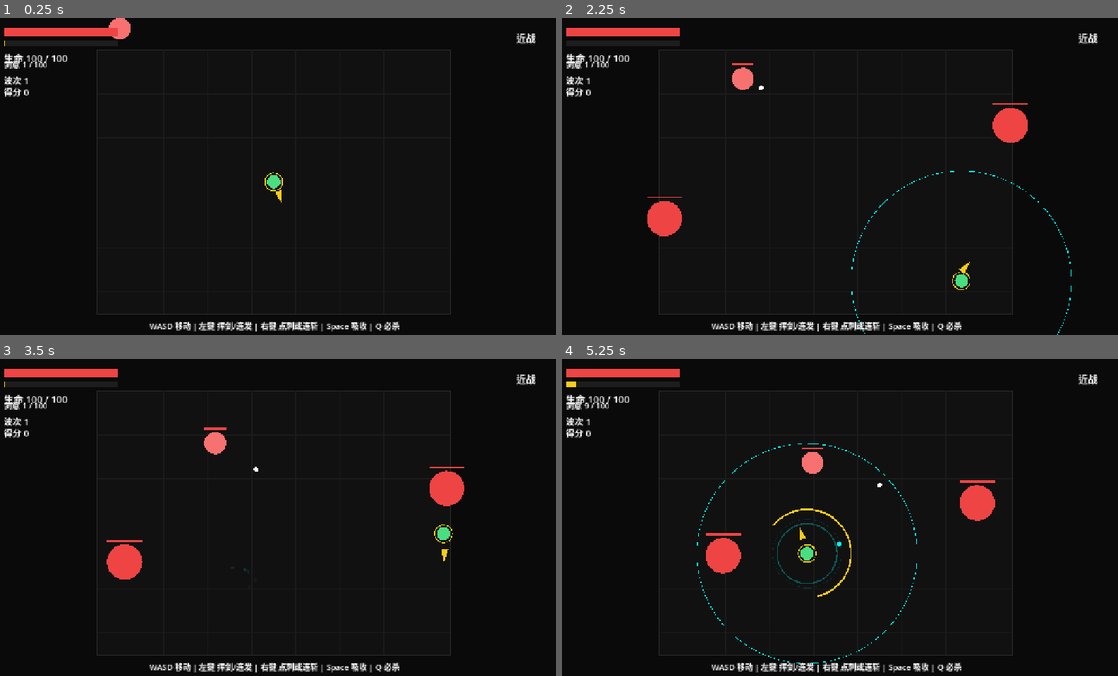
Above: before the commit, frames 1-4 (two rows, left to right).
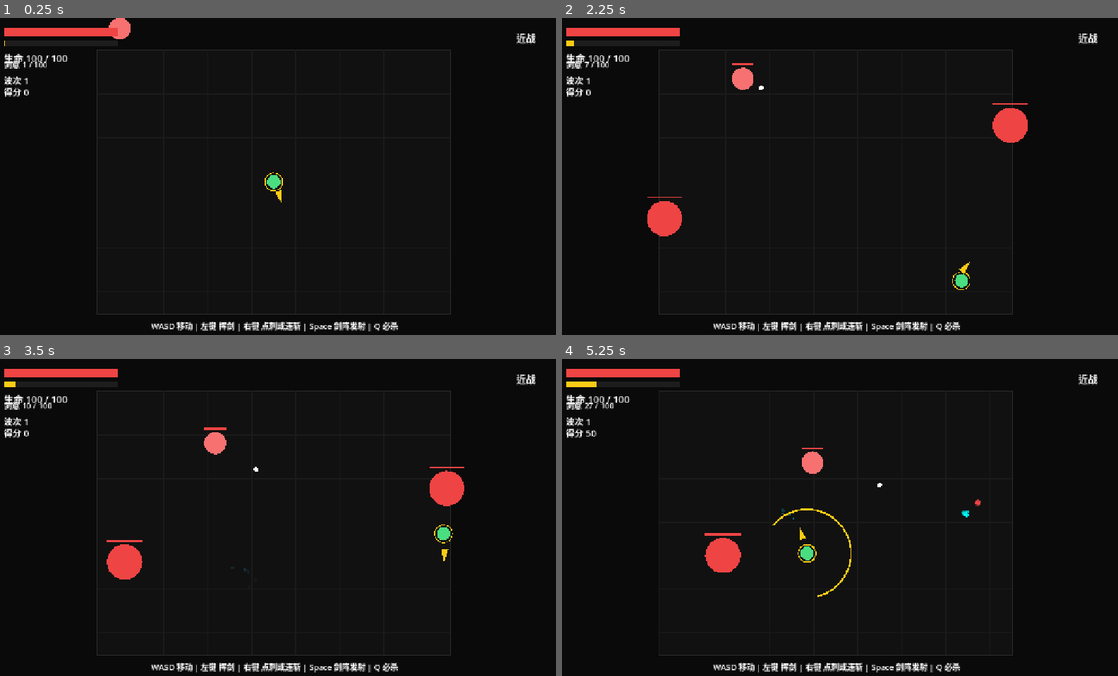
Above: after the commit, the same moments.

Repository: nwueditorfan007-coder/SwordCultivator
Game: Godot game, scene res://scenes/main/Main.tscn
Same seed, same stepped clock (60 frames per second), same inputs: the game is played once before the commit and once after it.
Inputs (mouse positions are in pixels of both pictures, inside the frame that each line leads up to):
- Up to frame 1 (0.25 s): no input
- Up to frame 2 (2.25 s): move the mouse to (962, 160) at 0.52 s; hold D (move_right) 0.53-1.28 s; hold Space (absorb) 0.53-1.28 s; click (962, 160) at 0.67 s; move the mouse to (723, 192) at 1.27 s; hold S (move_down) 1.28-2.03 s; tap Space (absorb) at 1.35 s; click (723, 192) at 1.42 s; move the mouse to (890, 106) at 2.02 s; hold D (move_right) from 2.03 s (still down); hold Space (absorb) from 2.03 s (still down); click (890, 106) at 2.1 s
- Up to frame 3 (3.5 s): move the mouse to (244, 580) at 2.77 s; release D (move_right) at 2.78 s; release Space (absorb) at 2.78 s; hold W (move_up) from 2.78 s (still down); right-click (244, 580) at 2.85 s; click (244, 580) at 2.92 s; tap Space (absorb) at 3.05 s
- Up to frame 4 (5.25 s): move the mouse to (1006, 565) at 3.52 s; release W (move_up) at 3.53 s; hold Space (absorb) 3.53-4.28 s; hold A (move_left) 3.53-5.03 s; tap Q (ultimate) at 3.6 s; click (1006, 565) at 3.67 s; move the mouse to (667, 469) at 4.27 s; tap Space (absorb) at 4.35 s; click (667, 469) at 4.42 s; move the mouse to (862, 517) at 5.02 s; hold S (move_down) from 5.03 s (still down); hold Space (absorb) from 5.03 s (still down); click (862, 517) at 5.17 s

The runs differ from the first frame. In frame 1, 0.9% of the frame differs, in the area x 26-72%, y 95-99%; in frame 2, 1.0%; in frame 3, 1.0%; in frame 4, 2.1%, in the area x 2-78%, y 7-99%.

Commit message:
Adjust auto absorb controls

Diff:
--- a/scripts/system/game_state_factory.gd
+++ b/scripts/system/game_state_factory.gd
@@ -3,7 +3,6 @@
 
 
 static func reset_runtime(main: Node) -> void:
-	main.left_mouse_held = false
 	main.right_mouse_held = false
 	main.elapsed_time = 0.0
 	main.wave = 1
@@ -24,9 +23,10 @@
 		"mode": main.CombatMode.MELEE,
 		"attack_cooldown": 0.0,
 		"attack_flash_timer": 0.0,
-		"left_click_timer": 0.0,
 		"fire_timer": 0.0,
 		"array_fire_index": 0,
+		"array_burst_step": 0,
+		"array_burst_mode": "",
 		"array_mode": main.SWORD_ARRAY_RING,
 		"is_charging": false,
 		"absorbed_ids": [],
--- a/scripts/system/main.gd
+++ b/scripts/system/main.gd
@@ -58,11 +58,10 @@
 const FROZEN_DECEL_TIME := 0.3
 const FROZEN_LIFETIME := 3.0
 const MARBLE_ABSORB_RANGE := 250.0
+const MARBLE_AUTO_ABSORB_RANGE := 110.0
 const MARBLE_MAX_ABSORBED := 12
-const MARBLE_ENERGY_COST_HOLD := 10.0
 const MARBLE_FIRED_SPEED := 45.0 * 60.0
 const MARBLE_FIRED_DAMAGE := 100.0
-const MARBLE_FIRE_RATE := 0.15
 const SWORD_ARRAY_RING_THRESHOLD := 160.0
 const SWORD_ARRAY_FAN_THRESHOLD := 420.0
 const SWORD_ARRAY_FAN_ARC := 1.0
@@ -76,6 +75,9 @@
 const SWORD_ARRAY_RING_SLOT_COUNT := 10
 const SWORD_ARRAY_FAN_SLOT_COUNT := 7
 const SWORD_ARRAY_PIERCE_SLOT_COUNT := 5
+const SWORD_ARRAY_RING_FIRE_RATE := 0.32
+const SWORD_ARRAY_FAN_FIRE_RATE := 0.16
+const SWORD_ARRAY_PIERCE_FIRE_RATE := 0.08
 
 const SWORD_ARRAY_RING := "ring"
 const SWORD_ARRAY_FAN := "fan"
@@ -168,7 +170,6 @@
 var id_counter: int = 0
 
 var mouse_world: Vector2 = ARENA_SIZE * 0.5
-var left_mouse_held: bool = false
 var right_mouse_held: bool = false
 
 @onready var health_label: Label = $CanvasLayer/HealthLabel
@@ -214,16 +215,26 @@
 			sword["state"] = SwordState.SLICING
 			player["mode"] = CombatMode.RANGED
 
-	if left_mouse_held:
-		player["left_click_timer"] += delta
-		if player["left_click_timer"] > SWORD_TAP_THRESHOLD and player["absorbed_ids"].size() > 0:
-			player["array_mode"] = _get_sword_array_mode()
-			player["fire_timer"] -= delta
-			if player["fire_timer"] <= 0.0:
-				player["fire_timer"] = MARBLE_FIRE_RATE
-				_fire_single_absorbed_marble()
-
-	_update_absorption(delta)
+	if Input.is_action_just_pressed("absorb"):
+		player["fire_timer"] = 0.0
+		player["array_fire_index"] = 0
+		player["array_burst_step"] = 0
+		player["array_burst_mode"] = _get_sword_array_mode()
+
+	if Input.is_action_just_released("absorb"):
+		player["fire_timer"] = 0.0
+		player["array_fire_index"] = 0
+		player["array_burst_step"] = 0
+		player["array_burst_mode"] = ""
+
+	if Input.is_action_pressed("absorb") and player["absorbed_ids"].size() > 0:
+		player["array_mode"] = _get_sword_array_mode()
+		player["fire_timer"] -= delta
+		if player["fire_timer"] <= 0.0:
+			_fire_absorbed_marbles()
+			player["fire_timer"] = SwordArrayController.get_fire_interval(self, player["array_mode"])
+
+	_update_auto_absorption()
 	_update_player(delta, player_delta)
 	_update_sword(delta)
 	_update_boss(delta, bullet_time_delta)
@@ -252,16 +263,8 @@
 				if is_game_over:
 					_reset_game()
 					return
-				left_mouse_held = true
-				player["left_click_timer"] = 0.0
-				player["fire_timer"] = 0.0
-				player["array_fire_index"] = 0
 				if sword["state"] == SwordState.ORBITING and player["attack_cooldown"] <= 0.0:
 					_perform_melee_attack()
-			else:
-				left_mouse_held = false
-				player["left_click_timer"] = 0.0
-				player["array_fire_index"] = 0
 		elif event.button_index == MOUSE_BUTTON_RIGHT:
 			if is_game_over:
 				return
@@ -304,16 +307,9 @@
 	player["attack_flash_timer"] = max(player["attack_flash_timer"] - delta, 0.0)
 
 
-func _update_absorption(delta: float) -> void:
+func _update_auto_absorption() -> void:
 	player["is_charging"] = false
 	player["array_mode"] = _get_sword_array_mode()
-	if not Input.is_action_pressed("absorb"):
-		return
-	if player["energy"] <= 0.0:
-		return
-
-	player["is_charging"] = true
-	player["energy"] = max(player["energy"] - MARBLE_ENERGY_COST_HOLD * delta, 0.0)
 	for bullet in bullets:
 		if bullet["state"] != "frozen":
 			continue
@@ -321,7 +317,7 @@
 			continue
 		if player["absorbed_ids"].size() >= MARBLE_MAX_ABSORBED:
 			break
-		if player["pos"].distance_to(bullet["pos"]) <= MARBLE_ABSORB_RANGE:
+		if player["pos"].distance_to(bullet["pos"]) <= MARBLE_AUTO_ABSORB_RANGE:
 			player["absorbed_ids"].append(bullet["id"])
 			player["array_mode"] = _get_sword_array_mode()
 
@@ -666,6 +662,33 @@
 	player["mode"] = CombatMode.RANGED
 
 
+func _fire_absorbed_marbles() -> void:
+	if player["absorbed_ids"].is_empty():
+		return
+	var current_mode: String = player["array_mode"]
+	if player["array_burst_mode"] != current_mode:
+		player["array_burst_mode"] = current_mode
+		player["array_burst_step"] = 0
+
+	var batch_size: int = SwordArrayController.get_fire_batch_size(
+		self,
+		current_mode,
+		player["absorbed_ids"].size(),
+		player["array_burst_step"]
+	)
+	var fire_count: int = mini(batch_size, player["absorbed_ids"].size())
+	var fired_count: int = 0
+	while fired_count < fire_count:
+		_fire_single_absorbed_marble()
+		fired_count += 1
+
+	match current_mode:
+		SWORD_ARRAY_FAN:
+			player["array_burst_step"] = (player["array_burst_step"] + 1) % 3
+		_:
+			player["array_burst_step"] = 0
+
+
 func _fire_single_absorbed_marble() -> void:
 	if player["absorbed_ids"].is_empty():
 		return
@@ -783,7 +806,6 @@
 
 func _set_game_over() -> void:
 	is_game_over = true
-	left_mouse_held = false
 	right_mouse_held = false
 	game_over_label.visible = true
 
@@ -796,7 +818,7 @@
 	var sword_mode_text: String = "近战" if sword["state"] == SwordState.ORBITING else "御剑"
 	var bullet_time_text: String = " | 子弹时间" if sword["state"] != SwordState.ORBITING else ""
 	mode_label.text = "%s%s" % [sword_mode_text, bullet_time_text]
-	hint_label.text = "WASD 移动 | 左键 挥剑/连发 | 右键 点刺或连斩 | Space 吸收 | Q 必杀"
+	hint_label.text = "WASD 移动 | 左键 挥剑 | 右键 点刺或连斩 | Space 剑阵发射 | Q 必杀"
 	game_over_label.text = "力竭身亡\n最终得分 %d  波次 %d\n左键重新开始" % [score, wave]
 
 
--- a/scripts/system/sword_array_controller.gd
+++ b/scripts/system/sword_array_controller.gd
@@ -81,6 +81,27 @@
 			}
 
 
+static func get_fire_interval(main: Node, mode: String) -> float:
+	match mode:
+		main.SWORD_ARRAY_RING:
+			return main.SWORD_ARRAY_RING_FIRE_RATE
+		main.SWORD_ARRAY_FAN:
+			return main.SWORD_ARRAY_FAN_FIRE_RATE
+		_:
+			return main.SWORD_ARRAY_PIERCE_FIRE_RATE
+
+
+static func get_fire_batch_size(main: Node, mode: String, remaining_count: int, burst_step: int) -> int:
+	match mode:
+		main.SWORD_ARRAY_RING:
+			return remaining_count
+		main.SWORD_ARRAY_FAN:
+			var remaining_volleys: int = maxi(1, 3 - burst_step)
+			return ceili(float(remaining_count) / float(remaining_volleys))
+		_:
+			return 1
+
+
 static func _get_aim_vector(main: Node) -> Vector2:
 	var aim_vector: Vector2 = main.mouse_world - main.player["pos"]
 	if aim_vector.is_zero_approx():
Not shown, changed: docs/internal/progress.md
Not shown, changed: docs/project/CURRENT_PROJECT_DESIGN.md
